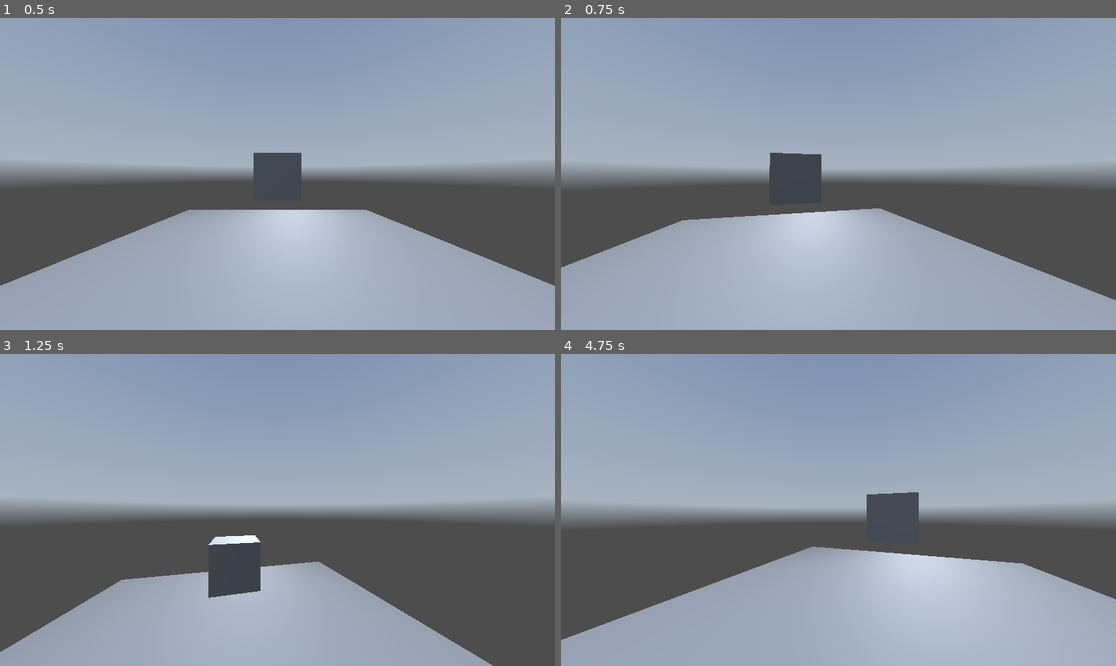
Above: before the commit, frames 1-4 (two rows, left to right).
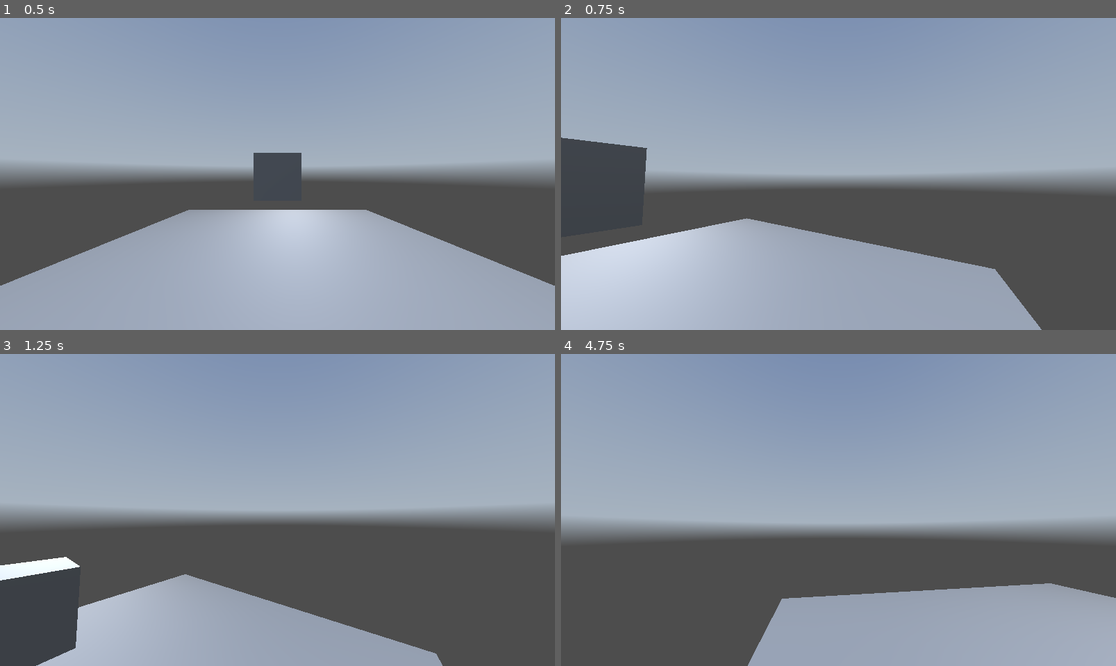
Above: after the commit, the same moments.

Repository: Auragen-dev/fpsGame
Game: Godot game, scene res://main.tscn
Two runs of this game, one before a commit and one after it. Both use one fixed random seed, a clock stepped at 60 frames per second and the inputs below. A sky picture missing from this copy of the repository is replaced by a grey-blue gradient.
Inputs (mouse positions are in pixels of both pictures, inside the frame that each line leads up to):
- Up to frame 1 (0.5 s): no input
- Up to frame 2 (0.75 s): move the mouse to (866, 174) at 0.52 s; tap Ctrl (crouch) at 0.6 s
- Up to frame 3 (1.25 s): tap Space (jump) at 0.77 s
- Up to frame 4 (4.75 s): move the mouse to (810, 510) at 1.27 s; tap S (move_bw) at 1.35 s; tap Space (jump) at 1.52, 2.75, 3.02, 3.77, 4.52 s; tap Enter at 2 s; move the mouse to (849, 503) at 2.02 s; tap W (move_fw) at 2.1 s; move the mouse to (832, 516) at 2.77 s; tap A (move_l) at 2.85 s; move the mouse to (877, 513) at 3.52 s; tap D (move_r) at 3.6 s; move the mouse to (794, 506) at 4.27 s; tap Ctrl (crouch) at 4.35 s

Frame 1 is identical in both runs. In frame 2, 21% of the frame differs, in the area x 0-100%, y 38-100%; in frame 3, 14%; in frame 4, 26%, in the area x 0-100%, y 44-100%.

Commit message:
versussy

Diff:
--- a/main.tscn
+++ b/main.tscn
@@ -41,3 +41,4 @@
 shape = SubResource("BoxShape3D_8hswq")
 
 [node name="Player" parent="." instance=ExtResource("2_ftetb")]
+MOUSE_SENSITVITY = 1.0
--- /dev/null
+++ b/new_grandpa_model.tscn
@@ -0,0 +1,5 @@
+[gd_scene load_steps=2 format=3 uid="uid://du0yjcwi6mtuh"]
+
+[ext_resource type="PackedScene" uid="uid://bdfrvues6rt3b" path="res://new grandpa model.fbx" id="1_o2cjs"]
+
+[node name="new grandpa model" instance=ExtResource("1_o2cjs")]
--- a/project.godot
+++ b/project.godot
@@ -12,7 +12,7 @@
 
 config/name="FPS Game"
 run/main_scene="res://main.tscn"
-config/features=PackedStringArray("4.2", "Forward Plus")
+config/features=PackedStringArray("4.3", "Forward Plus")
 config/icon="res://icon.svg"
 
 [dotnet]
@@ -23,26 +23,26 @@
 
 move_fw={
 "deadzone": 0.5,
-"events": [Object(InputEventKey,"resource_local_to_scene":fa …(169 unchanged characters)… _keycode":87,"key_label":0,"unicode":0,"echo":false,"script":null)
-, Object(InputEventKey,"resource_local_to_scene":false,"reso …(165 unchanged characters)… ode":4194377,"key_label":0,"unicode":0,"echo":false,"script":null)
+"events": [Object(InputEventKey,"resource_local_to_scene":fa …(169 unchanged characters)… _keycode":87,"key_label":0,"unicode":0,"location":0,"echo":false,"script":null)
+, Object(InputEventKey,"resource_local_to_scene":false,"reso …(165 unchanged characters)… ode":4194377,"key_label":0,"unicode":0,"location":0,"echo":false,"script":null)
 ]
 }
 move_bw={
 "deadzone": 0.5,
-"events": [Object(InputEventKey,"resource_local_to_scene":fa …(169 unchanged characters)… _keycode":83,"key_label":0,"unicode":0,"echo":false,"script":null)
-, Object(InputEventKey,"resource_local_to_scene":false,"reso …(166 unchanged characters)… ode":4194321,"key_label":0,"unicode":0,"echo":false,"script":null)
+"events": [Object(InputEventKey,"resource_local_to_scene":fa …(169 unchanged characters)… _keycode":83,"key_label":0,"unicode":0,"location":0,"echo":false,"script":null)
+, Object(InputEventKey,"resource_local_to_scene":false,"reso …(166 unchanged characters)… ode":4194321,"key_label":0,"unicode":0,"location":0,"echo":false,"script":null)
 ]
 }
 move_l={
 "deadzone": 0.5,
-"events": [Object(InputEventKey,"resource_local_to_scene":fa …(171 unchanged characters)… keycode":65,"key_label":0,"unicode":97,"echo":false,"script":null)
-, Object(InputEventKey,"resource_local_to_scene":false,"reso …(166 unchanged characters)… ode":4194319,"key_label":0,"unicode":0,"echo":false,"script":null)
+"events": [Object(InputEventKey,"resource_local_to_scene":fa …(171 unchanged characters)… keycode":65,"key_label":0,"unicode":97,"location":0,"echo":false,"script":null)
+, Object(InputEventKey,"resource_local_to_scene":false,"reso …(166 unchanged characters)… ode":4194319,"key_label":0,"unicode":0,"location":0,"echo":false,"script":null)
 ]
 }
 move_r={
 "deadzone": 0.5,
-"events": [Object(InputEventKey,"resource_local_to_scene":fa …(172 unchanged characters)… eycode":68,"key_label":0,"unicode":100,"echo":false,"script":null)
-, Object(InputEventKey,"resource_local_to_scene":false,"reso …(166 unchanged characters)… ode":4194322,"key_label":0,"unicode":0,"echo":false,"script":null)
+"events": [Object(InputEventKey,"resource_local_to_scene":fa …(172 unchanged characters)… eycode":68,"key_label":0,"unicode":100,"location":0,"echo":false,"script":null)
+, Object(InputEventKey,"resource_local_to_scene":false,"reso …(166 unchanged characters)… ode":4194322,"key_label":0,"unicode":0,"location":0,"echo":false,"script":null)
 ]
 }
 move_u={
@@ -55,16 +55,16 @@
 }
 jump={
 "deadzone": 0.5,
-"events": [Object(InputEventKey,"resource_local_to_scene":fa …(171 unchanged characters)… keycode":32,"key_label":0,"unicode":32,"echo":false,"script":null)
+"events": [Object(InputEventKey,"resource_local_to_scene":fa …(171 unchanged characters)… keycode":32,"key_label":0,"unicode":32,"location":0,"echo":false,"script":null)
 ]
 }
 exit={
 "deadzone": 0.5,
-"events": [Object(InputEventKey,"resource_local_to_scene":fa …(175 unchanged characters)… ode":4194305,"key_label":0,"unicode":0,"echo":false,"script":null)
+"events": [Object(InputEventKey,"resource_local_to_scene":fa …(175 unchanged characters)… ode":4194305,"key_label":0,"unicode":0,"location":0,"echo":false,"script":null)
 ]
 }
 crouch={
 "deadzone": 0.5,
-"events": [Object(InputEventKey,"resource_local_to_scene":fa …(175 unchanged characters)… ode":4194326,"key_label":0,"unicode":0,"echo":false,"script":null)
+"events": [Object(InputEventKey,"resource_local_to_scene":fa …(175 unchanged characters)… ode":4194326,"key_label":0,"unicode":0,"location":0,"echo":false,"script":null)
 ]
 }
--- /dev/null
+++ b/static_body_3d.tscn
@@ -0,0 +1,10 @@
+[gd_scene load_steps=2 format=3 uid="uid://dcpo4qvj6lkhb"]
+
+[ext_resource type="PackedScene" uid="uid://qu7he4eyctui" path="res://Road long.fbx" id="1_wvmwi"]
+
+[node name="StaticBody3D" type="StaticBody3D"]
+
+[node name="CollisionShape3D" type="CollisionShape3D" parent="."]
+
+[node name="Road long" parent="." instance=ExtResource("1_wvmwi")]
+transform = Transform3D(1, 0, 0, 0, 1, 0, 0, 0, 1, 0.00778623, 0, -0.0149784)
Binary file added: Road long.fbx
Not shown, added: Road long.fbx.import
Not shown, added: Road long.png.import
Binary file added: new grandpa model.fbx
Not shown, added: new grandpa model.fbx.import
Not shown, added: Road long.png
